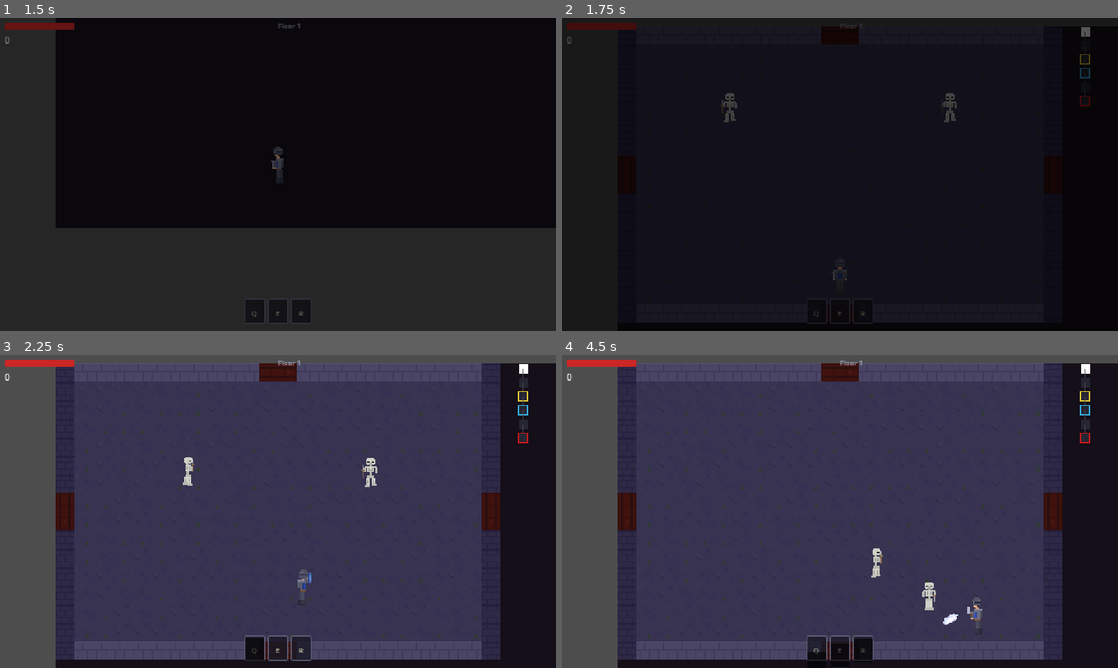
Above: before the commit, frames 1-4 (two rows, left to right).
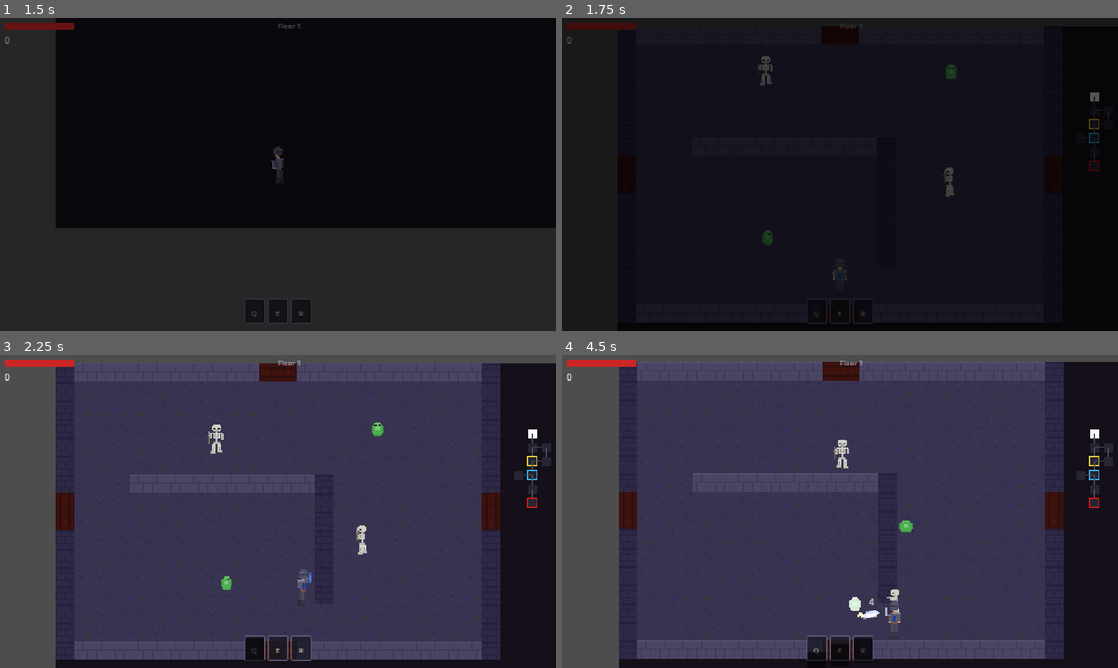
Above: after the commit, the same moments.

Repository: domaki7/2d-dungeon-crawler-roguelike
Game: Godot game, scene res://scenes/main/main.tscn
Same seed, same stepped clock (60 frames per second), same inputs: the game is played once before the commit and once after it.
Inputs (mouse positions are in pixels of both pictures, inside the frame that each line leads up to):
- Up to frame 1 (1.5 s): click "New Run" at 0.5 s; click (216, 171) at 1.27 s
- Up to frame 2 (1.75 s): no input
- Up to frame 3 (2.25 s): move the mouse to (400, 495) at 2.02 s; hold D (move_right) from 2.03 s (still down); hold Q (ability_1) from 2.03 s (still down)
- Up to frame 4 (4.5 s): move the mouse to (728, 527) at 2.77 s; release D (move_right) at 2.78 s; release Q (ability_1) at 2.78 s; hold S (move_down) 2.78-3.53 s; tap E (ability_2) at 2.85 s; move the mouse to (895, 442) at 3.52 s; hold D (move_right) 3.53-4.28 s; hold R (ability_3) 3.53-4.28 s; move the mouse to (812, 574) at 4.27 s; hold W (move_up) from 4.28 s (still down); click (812, 574) at 4.35 s

Frame 1 is identical in both runs. In frame 2, 0.9% of the frame differs, in the area x 28-97%, y 2-73%; in frame 3, 2.2%; in frame 4, 4.3%, in the area x 10-100%, y 2-100%.

Commit message:
Commit message: add branching floor layout: grid-based dungeon graph with E/W side branches, looping paths, auto-centering minimap, E/W doors on shop/treasure rooms

Diff:
--- a/resources/floors/floor_1.tres
+++ b/resources/floors/floor_1.tres
@@ -22,4 +22,6 @@
 treasure_room_scene = ExtResource("9_treasure")
 has_boss = true
 boss_room_scene = ExtResource("10_boss")
+branch_chance = 0.4
+max_branch_depth = 2
 enemy_difficulty_multiplier = 1.0
--- a/resources/floors/floor_2.tres
+++ b/resources/floors/floor_2.tres
@@ -22,4 +22,6 @@
 treasure_room_scene = ExtResource("9_treasure")
 has_boss = true
 boss_room_scene = ExtResource("10_boss")
+branch_chance = 0.4
+max_branch_depth = 2
 enemy_difficulty_multiplier = 1.3
--- a/resources/floors/floor_3.tres
+++ b/resources/floors/floor_3.tres
@@ -22,4 +22,6 @@
 treasure_room_scene = ExtResource("9_treasure")
 has_boss = true
 boss_room_scene = ExtResource("10_boss")
+branch_chance = 0.4
+max_branch_depth = 2
 enemy_difficulty_multiplier = 1.6
--- a/scenes/rooms/shop_room.tscn
+++ b/scenes/rooms/shop_room.tscn
@@ -34,6 +34,16 @@
 position = Vector2(192, 248)
 direction = 1
 
+[node name="DoorEast" parent="Doors" instance=ExtResource("3_door")]
+position = Vector2(376, 128)
+rotation = 1.5708
+direction = 2
+
+[node name="DoorWest" parent="Doors" instance=ExtResource("3_door")]
+position = Vector2(8, 128)
+rotation = 1.5708
+direction = 3
+
 [node name="SpawnPoints" type="Node2D" parent="."]
 
 [node name="ShopNPC" parent="." instance=ExtResource("4_shop")]
--- a/scenes/rooms/treasure_room.tscn
+++ b/scenes/rooms/treasure_room.tscn
@@ -26,6 +26,16 @@
 position = Vector2(192, 248)
 direction = 1
 
+[node name="DoorEast" parent="Doors" instance=ExtResource("3_door")]
+position = Vector2(376, 128)
+rotation = 1.5708
+direction = 2
+
+[node name="DoorWest" parent="Doors" instance=ExtResource("3_door")]
+position = Vector2(8, 128)
+rotation = 1.5708
+direction = 3
+
 [node name="SpawnPoints" type="Node2D" parent="."]
 
 [node name="Chest1" parent="." instance=ExtResource("4_chest")]
--- a/scripts/autoload/dungeon_manager.gd
+++ b/scripts/autoload/dungeon_manager.gd
@@ -92,6 +92,9 @@
 		push_error("FloorConfig has no combat room scenes")
 		return
 
+	var next_id: int = 0
+	var grid_to_id: Dictionary = {}
+
 	var room_types: Array[String] = []
 	for i: int in range(room_count):
 		room_types.append("combat")
@@ -101,57 +104,161 @@
 		special_positions.append(i)
 	special_positions.shuffle()
 
+	var shop_placed: bool = false
+	var treasure_placed: bool = false
+
 	if config.has_shop and config.shop_room_scene and not special_positions.is_empty():
 		var pos: int = special_positions.pop_front()
 		room_types[pos] = "shop"
+		shop_placed = true
 
 	if config.has_treasure and config.treasure_room_scene and not special_positions.is_empty():
 		var pos: int = special_positions.pop_front()
 		room_types[pos] = "treasure"
-
-	var total_rooms: int = room_count
-	if config.has_boss and config.boss_room_scene:
-		total_rooms += 1
-
-	for i: int in range(total_rooms):
-		var scene_path: String
-		var room_type: String
-		var is_final: bool = false
-
-		if config.has_boss and config.boss_room_scene and i == total_rooms - 1:
-			scene_path = config.boss_room_scene.resource_path
-			room_type = "boss"
-			is_final = true
-		elif i < room_count:
-			room_type = room_types[i]
-			match room_type:
-				"shop":
-					scene_path = config.shop_room_scene.resource_path
-				"treasure":
-					scene_path = config.treasure_room_scene.resource_path
-				_:
-					scene_path = combat_scenes.pick_random().resource_path
-		else:
-			continue
-
-		if not config.has_boss and i == total_rooms - 1:
-			is_final = true
-
+		treasure_placed = true
+
+	var main_path_ids: Array[int] = []
+	for i: int in range(room_count):
+		var room_id: int = next_id
+		next_id += 1
+		main_path_ids.append(room_id)
+		var grid_pos: Vector2i = Vector2i(0, i)
+		grid_to_id[grid_pos] = room_id
+
+		var scene_path: String = _get_scene_path_for_type(room_types[i], config, combat_scenes)
 		var connections: Dictionary = {}
 		if i > 0:
-			connections[Door.Direction.NORTH] = i - 1
-		if i < total_rooms - 1:
-			connections[Door.Direction.SOUTH] = i + 1
-
-		_floor_graph[i] = {
-			"id": i,
+			connections[Door.Direction.NORTH] = main_path_ids[i - 1]
+		_floor_graph[room_id] = {
+			"id": room_id,
 			"scene_path": scene_path,
-			"room_type": room_type,
+			"room_type": room_types[i],
 			"connections": connections,
 			"is_visited": false,
 			"is_cleared": false,
-			"is_final": is_final,
+			"is_final": false,
+			"grid_pos": grid_pos,
 		}
+
+	for i: int in range(room_count - 1):
+		_floor_graph[main_path_ids[i]].connections[Door.Direction.SOUTH] = main_path_ids[i + 1]
+
+	for i: int in range(1, room_count - 1):
+		if randf() > config.branch_chance:
+			continue
+
+		var direction: Door.Direction
+		var dx: int
+		var east_pos: Vector2i = Vector2i(1, i)
+		var west_pos: Vector2i = Vector2i(-1, i)
+		var east_free: bool = not grid_to_id.has(east_pos)
+		var west_free: bool = not grid_to_id.has(west_pos)
+
+		if east_free and west_free:
+			if randi() % 2 == 0:
+				direction = Door.Direction.EAST
+				dx = 1
+			else:
+				direction = Door.Direction.WEST
+				dx = -1
+		elif east_free:
+			direction = Door.Direction.EAST
+			dx = 1
+		elif west_free:
+			direction = Door.Direction.WEST
+			dx = -1
+		else:
+			continue
+
+		var opposite_dir: Door.Direction = Door.Direction.WEST if direction == Door.Direction.EAST else Door.Direction.EAST
+		var branch_main_id: int = main_path_ids[i]
+
+		var branch_type: String = "combat"
+		var branch_depth: int = randi_range(1, config.max_branch_depth)
+
+		var branch_grid_1: Vector2i = Vector2i(dx, i)
+		var branch_id_1: int = next_id
+		next_id += 1
+		grid_to_id[branch_grid_1] = branch_id_1
+
+		var scene_path_1: String = combat_scenes.pick_random().resource_path
+		_floor_graph[branch_id_1] = {
+			"id": branch_id_1,
+			"scene_path": scene_path_1,
+			"room_type": branch_type,
+			"connections": {opposite_dir: branch_main_id},
+			"is_visited": false,
+			"is_cleared": false,
+			"is_final": false,
+			"grid_pos": branch_grid_1,
+		}
+		_floor_graph[branch_main_id].connections[direction] = branch_id_1
+
+		if branch_depth >= 2:
+			var branch_grid_2: Vector2i = Vector2i(dx, i + 1)
+			if grid_to_id.has(branch_grid_2):
+				continue
+
+			var branch_id_2: int = next_id
+			next_id += 1
+			grid_to_id[branch_grid_2] = branch_id_2
+
+			var depth2_type: String = "combat"
+			if not shop_placed and config.has_shop and config.shop_room_scene:
+				depth2_type = "shop"
+				shop_placed = true
+			elif not treasure_placed and config.has_treasure and config.treasure_room_scene:
+				depth2_type = "treasure"
+				treasure_placed = true
+
+			var scene_path_2: String = _get_scene_path_for_type(depth2_type, config, combat_scenes)
+			_floor_graph[branch_id_2] = {
+				"id": branch_id_2,
+				"scene_path": scene_path_2,
+				"room_type": depth2_type,
+				"connections": {Door.Direction.NORTH: branch_id_1},
+				"is_visited": false,
+				"is_cleared": false,
+				"is_final": false,
+				"grid_pos": branch_grid_2,
+			}
+			_floor_graph[branch_id_1].connections[Door.Direction.SOUTH] = branch_id_2
+
+			var loop_target_grid: Vector2i = Vector2i(0, i + 1)
+			if grid_to_id.has(loop_target_grid):
+				var loop_target_id: int = grid_to_id[loop_target_grid] as int
+				_floor_graph[branch_id_2].connections[opposite_dir] = loop_target_id
+				_floor_graph[loop_target_id].connections[direction] = branch_id_2
+
+	if config.has_boss and config.boss_room_scene:
+		var boss_id: int = next_id
+		var boss_grid: Vector2i = Vector2i(0, room_count)
+		grid_to_id[boss_grid] = boss_id
+		var last_main_id: int = main_path_ids[room_count - 1]
+
+		_floor_graph[last_main_id].connections[Door.Direction.SOUTH] = boss_id
+		_floor_graph[boss_id] = {
+			"id": boss_id,
+			"scene_path": config.boss_room_scene.resource_path,
+			"room_type": "boss",
+			"connections": {Door.Direction.NORTH: last_main_id},
+			"is_visited": false,
+			"is_cleared": false,
+			"is_final": true,
+			"grid_pos": boss_grid,
+		}
+	else:
+		var last_id: int = main_path_ids[room_count - 1]
+		_floor_graph[last_id].is_final = true
+
+func _get_scene_path_for_type(room_type: String, config: FloorConfig, combat_scenes: Array[PackedScene]) -> String:
+	match room_type:
+		"shop":
+			return config.shop_room_scene.resource_path
+		"treasure":
+			return config.treasure_room_scene.resource_path
+		_:
+			return combat_scenes.pick_random().resource_path
 
 func _cleanup_room() -> void:
 	if _current_room and is_instance_valid(_current_room):
--- a/scripts/config/game_config_data.gd
+++ b/scripts/config/game_config_data.gd
@@ -490,6 +490,13 @@
 
 ## Total number of floors in a run
 @export var dungeon_max_floors: int = 3
+
+@export_group("Dungeon - Branching")
+
+## Probability that each main-path room spawns a side branch (0.0 to 1.0)
+@export var dungeon_branch_chance: float = 0.4
+## Maximum number of rooms deep a branch can extend
+@export var dungeon_max_branch_depth: int = 2
 
 @export_group("Dungeon - Room Defaults")
 
--- a/scripts/rooms/floor_config.gd
+++ b/scripts/rooms/floor_config.gd
@@ -18,5 +18,11 @@
 @export var has_boss: bool = false
 @export var boss_room_scene: PackedScene
 
+@export_group("Branching")
+## Probability that each main-path room spawns a side branch (0.0 to 1.0)
+@export var branch_chance: float = 0.4
+## Maximum number of rooms deep a branch can extend
+@export var max_branch_depth: int = 2
+
 @export_group("Difficulty")
 @export var enemy_difficulty_multiplier: float = 1.0
--- a/scripts/ui/minimap.gd
+++ b/scripts/ui/minimap.gd
@@ -26,15 +26,21 @@
 		return
 
 	var current_id: int = DungeonManager.get_current_room_id()
+	var current_room: Dictionary = floor_graph.get(current_id, {})
+	var current_grid: Vector2i = current_room.get("grid_pos", Vector2i.ZERO) as Vector2i
+	var center_offset: Vector2 = size / 2.0 - Vector2(current_grid) * room_spacing - room_size / 2.0
 
 	for room_id: int in floor_graph:
 		var room: Dictionary = floor_graph[room_id]
-		var pos: Vector2 = Vector2(0, room_id * room_spacing)
+		var grid_pos: Vector2i = room.get("grid_pos", Vector2i.ZERO) as Vector2i
+		var pos: Vector2 = Vector2(grid_pos) * room_spacing + center_offset
 
 		var connections: Dictionary = room.get("connections", {})
 		for dir: int in connections:
 			var target_id: int = connections[dir] as int
-			var target_pos: Vector2 = Vector2(0, target_id * room_spacing)
+			var target_room: Dictionary = floor_graph.get(target_id, {})
+			var target_grid: Vector2i = target_room.get("grid_pos", Vector2i.ZERO) as Vector2i
+			var target_pos: Vector2 = Vector2(target_grid) * room_spacing + center_offset
 			draw_line(
 				pos + room_size / 2.0,
 				target_pos + room_size / 2.0,
Not shown, changed: todo.md
